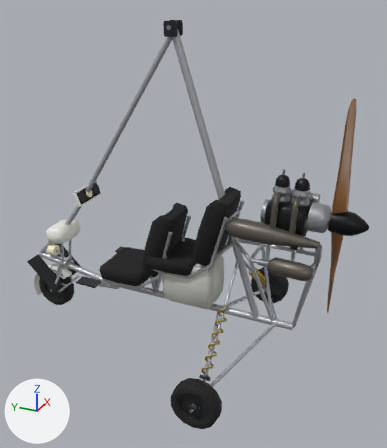
The glTF model assets/models/trike/trike.glb as it was, and as the next commit left it.
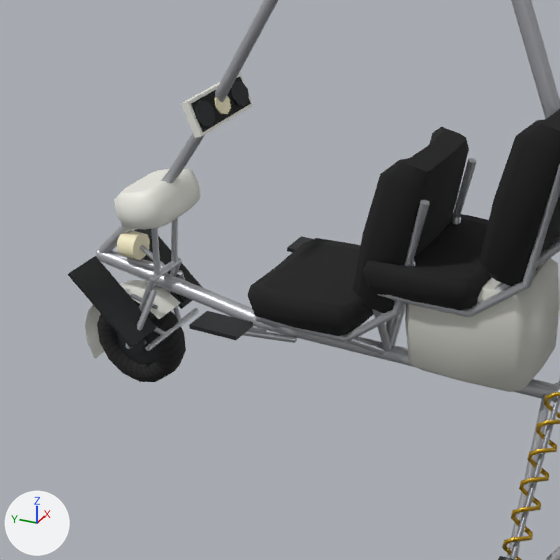
Old and new are each drawn whole from a camera (50 mm lens) standing at (-3.41, -1.68, 0.29) and looking at (0.01, -0.15, -1.42) and again close up on the part from 0% to 58% of the width and 34% to 84% of the height. The lights are fixed; the arrows at lower left show +X, +Y and +Z. The older version's two pictures come first. Objects named as collision shapes, trigger or cutter boxes, shadow casters or lower levels of detail are left out. Where no turn or scale is listed for an object, it has been applied to the vertices. Vertices at exactly the same position are counted once.

The scene before the commit, as lines of its bpy script (objects in view):
```python
me_trike_lod0 = bpy.data.meshes.new('Trike_LOD0')
me_trike_lod0.from_pydata(...)  # 2498 vertices, 4472 faces; spans x -0.93..0.93, y -1.12..1.46, z -2.5..0.04
# faces by material slot: [2940, 372, 488, 672]
me_trike_lod0.materials.append(mat_metal)
me_trike_lod0.materials.append(mat_composite)
me_trike_lod0.materials.append(mat_soft)
me_trike_lod0.materials.append(mat_wheel)
ob_trike_lod0 = bpy.data.objects.new('Trike_LOD0', me_trike_lod0)
ob_trike_lod0.location = (0.0, 0.0, 0.0)
```
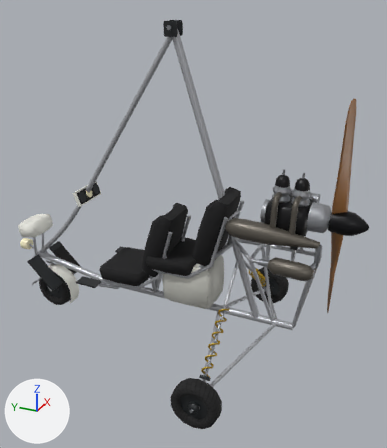
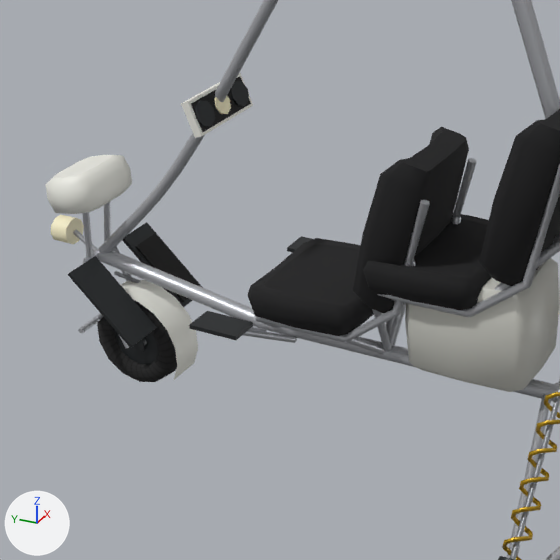
Location of each change, [x1, y1, x2, y2] in pixels of the close-ups (560 x 560 px; the box of a moved part takes in the faces that stretch with it):
'Trike_LOD0', reshaped: before [68, 0, 560, 560]; after [45, 0, 560, 560]
part 1 of me_trike_lod0, moved or reshaped (mostly hidden afterwards): before [151, 257, 181, 280]; after [83, 251, 97, 262]
part 2 of me_trike_lod0, moved or reshaped (not visible afterwards): before [130, 293, 158, 309]
part 3 of me_trike_lod0, moved or reshaped: before [146, 282, 165, 289]; after [114, 271, 141, 283]
part 4 of me_trike_lod0, moved or reshaped: before [145, 308, 199, 351]; after [78, 315, 101, 333]
part 5 of me_trike_lod0, moved or reshaped: before [151, 228, 161, 275]; after [82, 212, 93, 259]
part 6 of me_trike_lod0, moved or reshaped: before [171, 218, 178, 263]; after [104, 202, 111, 242]
part 7 of me_trike_lod0, moved or reshaped: before [140, 245, 165, 267]; after [73, 229, 98, 252]
part 8 of me_trike_lod0, moved or reshaped: before [85, 280, 180, 358]; after [121, 280, 198, 380]
part 9 of me_trike_lod0, moved or reshaped: before [114, 169, 201, 230]; after [45, 155, 132, 214]
part 10 of me_trike_lod0, moved or reshaped: before [117, 231, 150, 260]; after [51, 215, 84, 244]
part 11 of me_trike_lod0, deleted: before [116, 255, 167, 270]
part 12 of me_trike_lod0, moved or reshaped (mostly hidden afterwards): before [126, 260, 186, 349]; after [82, 246, 148, 349]

The edits, one by one:
me_trike_lod0 is used by ob_trike_lod0; location (0.0, 0.0, 0.0).
me_trike_lod0 had 2498 vertices, 4472 faces and spanned x -0.93..0.93, y -1.12..1.46, z -2.5..0.04.
me_trike_lod0 now has 2486 vertices, 4452 faces and spans x -0.93..0.93, y -1.12..1.57, z -2.5..0.04.
me_trike_lod0 part 1: the loose piece of 12 vertices spanning x -0.08..0.08, y 1.09..1.11, z -2.01..-1.99 is moved by (0.0, 0.3, 0.0).
me_trike_lod0 part 2: the loose piece of 10 vertices spanning x -0.08..-0.04, y 1.1..1.23, z -2.13..-2.11 is turned -154.8 degrees about the z axis through its middle, then moved by (0.0, 0.17, 0.0).
me_trike_lod0 part 3: the loose piece of 10 vertices spanning x 0.04..0.08, y 1.1..1.23, z -2.13..-2.11 is turned 154.8 degrees about the z axis through its middle, then moved by (0.0, 0.17, 0.0).
me_trike_lod0 part 4: the loose piece of 12 vertices spanning x -0.15..0.15, y 1.09..1.11, z -2.26..-2.24 is moved by (0.0, 0.3, 0.0).
me_trike_lod0 part 5: the loose piece of 12 vertices spanning x -0.07..-0.04, y 1.07..1.11, z -2.0..-1.78 is moved by (0.0, 0.3, 0.0).
me_trike_lod0 part 6: the loose piece of 12 vertices spanning x 0.04..0.07, y 1.07..1.11, z -2.0..-1.78 is moved by (0.0, 0.3, 0.0).
me_trike_lod0 part 7: the loose piece of 10 vertices spanning x -0.01..0.01, y 1.09..1.21, z -2.01..-1.92 is moved by (0.0, 0.3, 0.0).
me_trike_lod0 part 8: the loose piece of 36 vertices spanning x -0.06..0.06, y 1.1..1.46, z -2.43..-2.11 is mirrored in y about its middle, then moved by (0.0, -0.06, 0.0).
me_trike_lod0 part 9: the loose piece of 50 vertices spanning x -0.15..0.15, y 1.0..1.2, z -1.81..-1.63 is moved by (0.0, 0.3, 0.0).
me_trike_lod0 part 10: the loose piece of 20 vertices spanning x -0.05..0.05, y 1.2..1.27, z -1.98..-1.88 is moved by (0.0, 0.3, 0.0).
me_trike_lod0 part 11: the loose piece of 12 vertices spanning x -0.01..0.01, y 1.1..1.39, z -2.01..-1.99 is deleted.
Part 12, on me_trike_lod0:
21 vertices are removed from x -0.16..0.15, y 1.09..1.26, z -2.33..-2.0.
82 faces are deleted.
4 vertices in x -0.16..0.16, y 1.23, z -2.09 move by (0.0, 0.0, -0.01).
3 vertices in x -0.09..0.08, y 1.09..1.1, z -2.0 move by (0.01, 0.31, 0.0).
3 vertices in x -0.08..0.04, y 1.1..1.11, z -2.24..-2.05 move by (0.0, 0.3, -0.01).
3 vertices in x -0.05..0.07, y 1.09..1.1, z -2.26..-2.05 move by (0.0, 0.3, 0.01).
26 vertices move from x -0.15..0.16, y 1.09..1.26, z -2.32..-2.0 to x -0.16..0.15, y 1.13..1.41, z -2.32..-2.0.
21 vertices are added at x -0.15..0.16, y 1.13..1.41, z -2.33..-2.0.
82 new faces join them, mat_metal.
